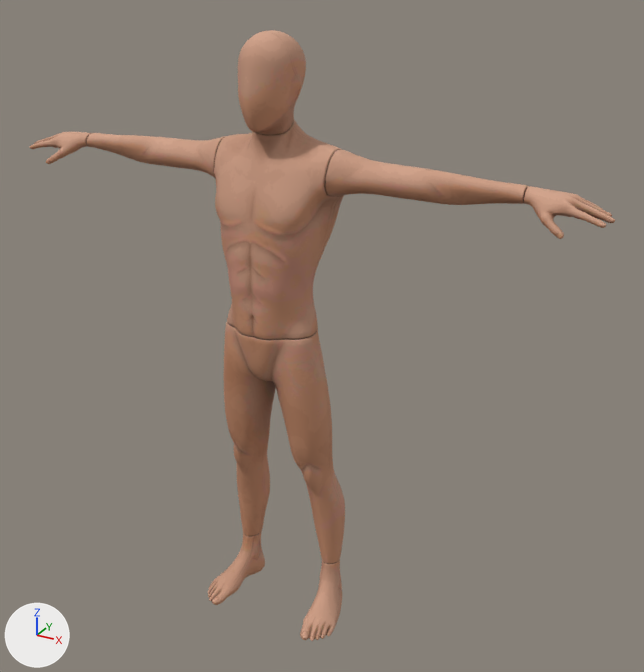
The glTF model public/models/hitem-player-rigged.glb as it was, and as the next commit left it.
Camera for both pictures: a 50 mm lens placed at (1.6, -2.59, 2.52), pointed at (0.14, 0.07, 1.19). The axes (+X, +Y, +Z) are drawn at lower left. The lights are the same throughout. The first picture is the older version. Vertices at exactly the same position are counted once.

In view in the first picture: 'Ch36'.
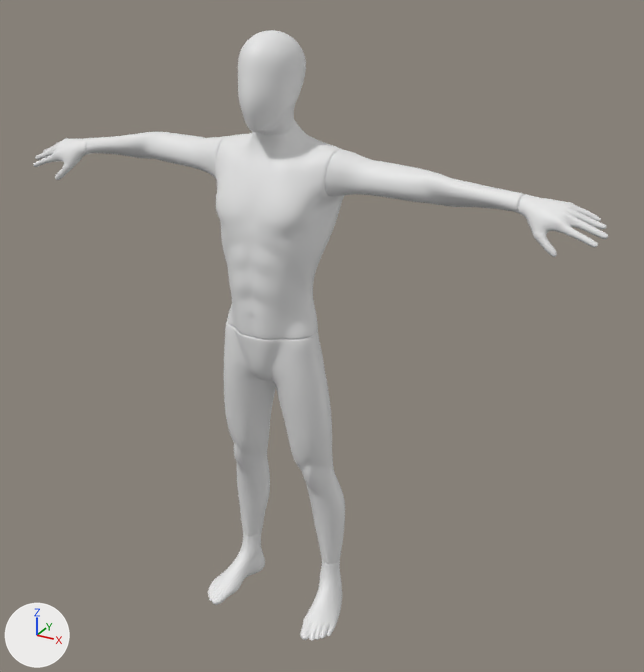
The newer file is also rescaled (x0.01) as a whole; pictures and numbers use the older file's frame.

What the commit changed:
me_mesh is used by ob_ch36; location (0.0, 0.0, 0.0).
me_mesh had 14442 vertices, 28880 faces and spanned x -1.14..1.14, y -0.22..0.15, z 0.01..2.27.
me_mesh no longer uses material mat_ch36_body.
me_mesh now has 14442 vertices, 28880 faces and spans x -1.13..1.14, y -0.22..0.15, z 0.01..2.27.
me_mesh part 1: 5208 of 14442 vertices moved; they spanned x -1.14..1.14, y -0.07..0.13, z 1.62..1.91 and now span x -1.13..1.14, y -0.08..0.14, z 1.62..1.91; mean shift (0.0, -0.02, -0.02); largest move (-1.01, -0.07, 1.74) -> (-0.99, -0.04, 1.67).

Location of each change, [x1, y1, x2, y2] in pixels of the pictures (644 x 672 px; the box of a moved part takes in the faces that stretch with it):
'Ch36', recoloured, reshaped (brown to white)
    before: [30, 30, 615, 641]
    after: [33, 30, 608, 641]
part 1 of me_mesh, moved or reshaped
    before: [30, 132, 615, 239]
    after: [33, 132, 608, 257]
